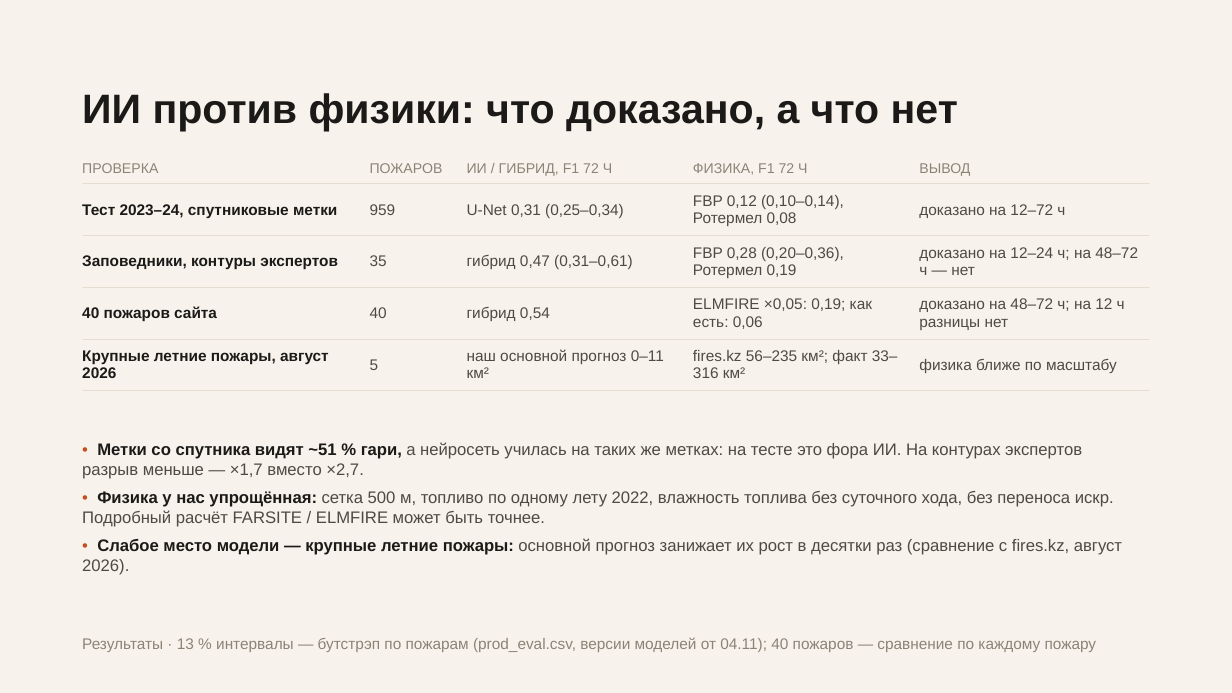
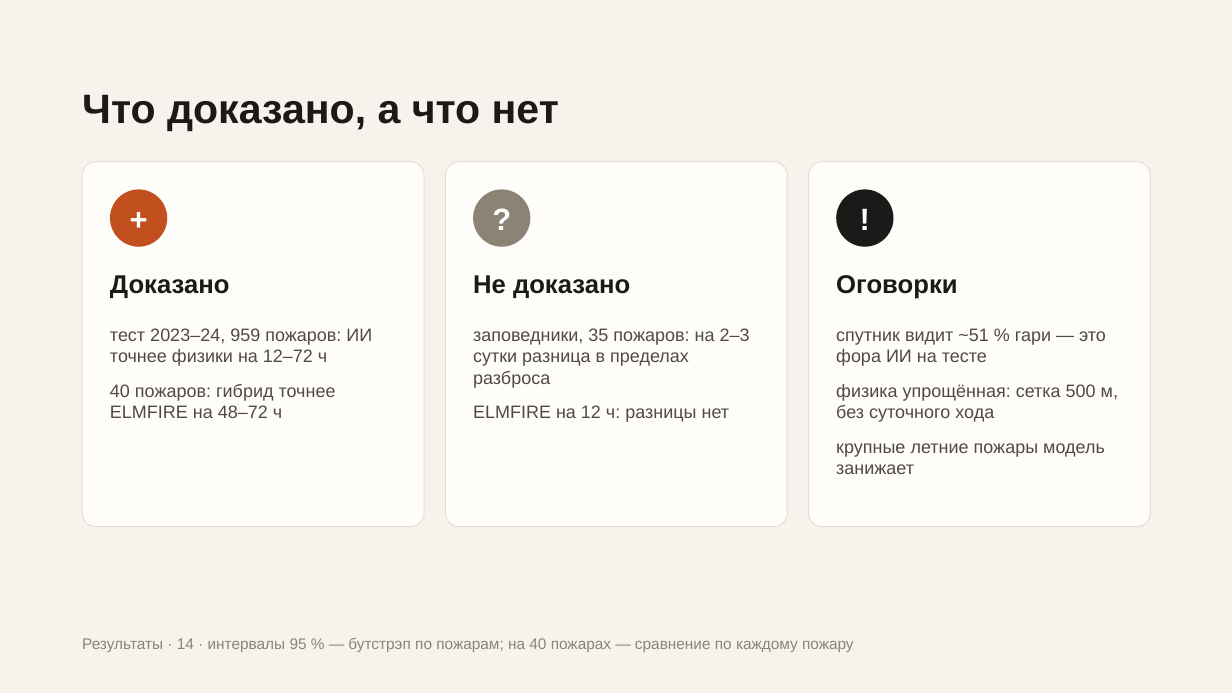
Before and after one commit to Bekabaev/fire_proj, a slide deck: slide 14 of presentation/presentation_short.pptx (slide 13 before the commit). Drawn at 1232x693 pixels with LibreOffice and Linux fonts; fonts in the diff are those of the drawing. Boxes give left, top, right and bottom in pixels: in the first picture for what was removed or moved away, otherwise in the second. Text is boxed around its words. In the diff, an @@ line names an element or a change of style, - is before the commit and + after.

```diff
--- a/presentation/presentation_short.pptx
+++ b/presentation/presentation_short.pptx
@@ text at (82, 94, 559, 131): text changed @@
-ИИ против физики: что доказано, а что нет
+Что доказано, а что нет
@@ table removed at (82, 152, 1151, 391), 5 rows, 5 columns @@
-ПРОВЕРКА | ПОЖАРОВ | ИИ / ГИБРИД, F1 72 Ч | ФИЗИКА, F1 72 Ч | ВЫВОД
-Тест 2023–24, спутниковые метки | 959 | U-Net 0,31 (0,25–0,34) | FBP 0,12 (0,10–0,14), Ротермел 0,08 | доказано на 12–72 ч
-Заповедники, контуры экспертов | 35 | гибрид 0,47 (0,31–0,61) | FBP 0,28 (0,20–0,36), Ротермел 0,19 | доказано на 12–24 ч; на 48–72 ч — нет
-40 пожаров сайта | 40 | гибрид 0,54 | ELMFIRE ×0,05: 0,19; как есть: 0,06 | доказано на 48–72 ч; на 12 ч разницы нет
-Крупные летние пожары, август 2026 | 5 | наш основной прогноз 0–11 км² | fires.kz 56–235 км²; факт 33–316 км² | физика ближе по масштабу
@@ rounded rectangle added at (82, 162, 424, 527), fill #FFFDF9, outline #E4DDD1 0.75 pt @@
@@ rounded rectangle added at (445, 162, 787, 527), fill #FFFDF9, outline #E4DDD1 0.75 pt @@
@@ rounded rectangle added at (809, 162, 1151, 527), fill #FFFDF9, outline #E4DDD1 0.75 pt @@
@@ ellipse added at (110, 189, 167, 247), fill #C2501E, 24 pt, text #FFFFFF, bold @@
++
@@ ellipse added at (473, 189, 531, 247), fill #8C8377, 24 pt, text #FFFFFF, bold @@
+?
@@ ellipse added at (836, 189, 894, 247), fill #1B1A18, 24 pt, text #FFFFFF, bold @@
+!
@@ text added at (110, 275, 230, 298), 20 pt, text #1B1A18, bold @@
+Доказано
@@ text added at (473, 275, 630, 298), 20 pt, text #1B1A18, bold @@
+Не доказано
@@ text added at (836, 275, 958, 299), 20 pt, text #1B1A18, bold @@
+Оговорки
@@ text added at (110, 328, 372, 418), 14 pt, text #4F4A43 @@
+тест 2023–24, 959 пожаров: ИИ точнее физики на 12–72 ч
+40 пожаров: гибрид точнее ELMFIRE на 48–72 ч
@@ text added at (473, 328, 750, 422), 14 pt, text #4F4A43 @@
+заповедники, 35 пожаров: на 2–3 сутки разница в пределах разброса
+ELMFIRE на 12 ч: разницы нет
@@ text added at (836, 328, 1118, 474), 14 pt, text #4F4A43 @@
+спутник видит ~51 % гари — это фора ИИ на тесте
+физика упрощённая: сетка 500 м, без суточного хода
+крупные летние пожары модель занижает
@@ text removed at (82, 442, 1122, 575) @@
-• Метки со спутника видят ~51 % гари, а нейросеть училась на таких же метках: на тесте это фора ИИ. На контурах экспертов разрыв меньше — ×1,7 вместо ×2,7.
-• Физика у нас упрощённая: сетка 500 м, топливо по одному лету 2022, влажность топлива без суточного хода, без переноса искр. Подробный расчёт FARSITE / ELMFIRE может быть точнее.
-• Слабое место модели — крупные летние пожары: основной прогноз занижает их рост в десятки раз (сравнение с fires.kz, август 2026).
@@ text at (82, 638, 854, 652): text changed @@
-Результаты · 13 % интервалы — бутстрэп по пожарам (prod_eval.csv, версии моделей от 04.11); 40 пожаров — сравнение по каждому пожару
+Результаты · 14 · интервалы 95 % — бутстрэп по пожарам; на 40 пожарах — сравнение по каждому пожару
```
Also in this commit, not shown: 2 other slides changed, 3 slides added, 2 slides removed, 5 other files.
